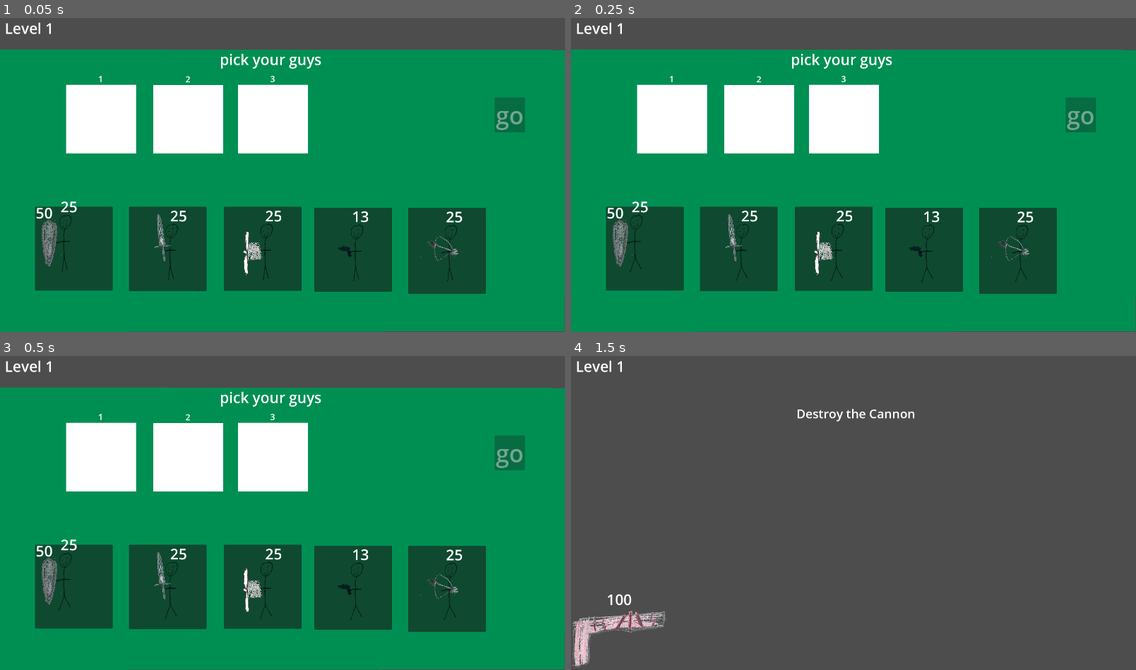
Above: before the commit, frames 1-4 (two rows, left to right).
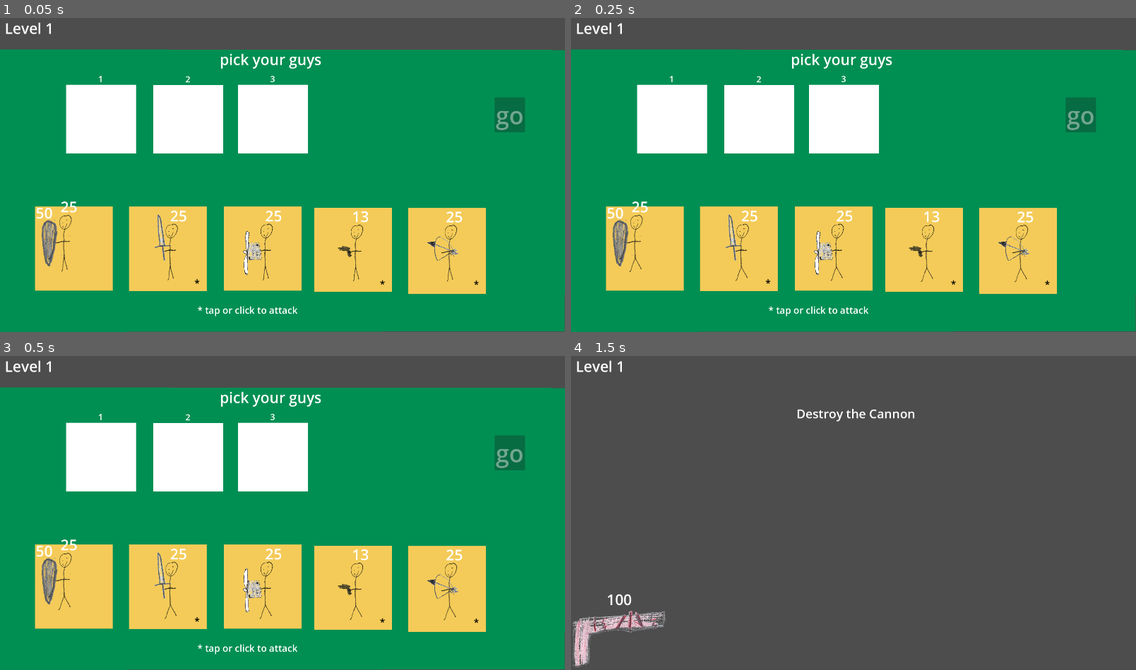
Above: after the commit, the same moments.

Repository: rlskoeser/stickfigure-rtd
Game: Godot game, scene res://main.tscn
The game is run twice, just before and just after one commit, with the same random seed, the same clock (stepped at 60 frames per second) and the same inputs.
Inputs (mouse positions are in pixels of both pictures, inside the frame that each line leads up to):
- Up to frame 1 (0.05 s): no input
- Up to frame 2 (0.25 s): no input
- Up to frame 3 (0.5 s): no input
- Up to frame 4 (1.5 s): click (644, 585) at 0.5 s; click "go" at 1.25 s

The runs differ from the first frame. In frame 1, 18% of the frame differs, in the area x 6-86%, y 60-96%; in frame 2, 18%; in frame 3, 18%; in frame 4, nothing differs.

Commit message:
Color the buttons; add hint to tap/click to attack

Diff:
--- a/stickfigure-rtd/chooser.tscn
+++ b/stickfigure-rtd/chooser.tscn
@@ -10,6 +10,21 @@
 [sub_resource type="CanvasTexture" id="CanvasTexture_ajcfd"]
 
 [sub_resource type="StyleBoxFlat" id="StyleBoxFlat_2wrfy"]
+
+[sub_resource type="StyleBoxFlat" id="StyleBoxFlat_v8tty"]
+bg_color = Color(0.956603, 0.794529, 0.345021, 1)
+
+[sub_resource type="StyleBoxFlat" id="StyleBoxFlat_d35bc"]
+bg_color = Color(0.956863, 0.796078, 0.345098, 1)
+
+[sub_resource type="StyleBoxFlat" id="StyleBoxFlat_ap62i"]
+bg_color = Color(0.956863, 0.796078, 0.345098, 1)
+
+[sub_resource type="StyleBoxFlat" id="StyleBoxFlat_1qupp"]
+bg_color = Color(0.956863, 0.796078, 0.345098, 1)
+
+[sub_resource type="StyleBoxFlat" id="StyleBoxFlat_qf627"]
+bg_color = Color(0.956863, 0.796078, 0.345098, 1)
 
 [node name="Chooser" type="Node"]
 script = ExtResource("1_u3iuc")
@@ -127,6 +142,7 @@
 offset_right = 0.919983
 offset_bottom = 0.47998
 theme_override_styles/hover = SubResource("StyleBoxFlat_2wrfy")
+theme_override_styles/normal = SubResource("StyleBoxFlat_v8tty")
 
 [node name="ShieldGuy" parent="Buttons/Button1" instance=ExtResource("2_ekr7g")]
 position = Vector2(80, 65)
@@ -142,10 +158,21 @@
 offset_top = -13.4399
 offset_right = -0.720032
 offset_bottom = 6.79993
+theme_override_styles/normal = SubResource("StyleBoxFlat_d35bc")
 
 [node name="SwordGuy" parent="Buttons/Button2" instance=ExtResource("3_f5i62")]
 position = Vector2(80, 65)
 speed = 0
+
+[node name="attack hint" type="Label" parent="Buttons/Button2"]
+layout_mode = 0
+offset_left = 223.0
+offset_top = 237.0
+offset_right = 263.0
+offset_bottom = 282.0
+theme_override_colors/font_color = Color(0, 0, 0, 1)
+theme_override_font_sizes/font_size = 32
+text = "*"
 
 [node name="Button3" type="Button" parent="Buttons"]
 anchors_preset = -1
@@ -157,10 +184,20 @@
 offset_top = -10.4399
 offset_right = -0.47998
 offset_bottom = 0.159973
+theme_override_styles/normal = SubResource("StyleBoxFlat_ap62i")
 
 [node name="GunGuy" parent="Buttons/Button3" instance=ExtResource("1_4y1ey")]
 position = Vector2(80, 65)
 speed = 0
+
+[node name="attack hint" type="Label" parent="Buttons/Button3"]
+offset_left = 223.0
+offset_top = 237.0
+offset_right = 263.0
+offset_bottom = 282.0
+theme_override_colors/font_color = Color(0, 0, 0, 1)
+theme_override_font_sizes/font_size = 32
+text = "*"
 
 [node name="Button4" type="Button" parent="Buttons"]
 anchors_preset = -1
@@ -172,6 +209,7 @@
 offset_top = -0.479919
 offset_right = -0.280029
 offset_bottom = 0.399963
+theme_override_styles/normal = SubResource("StyleBoxFlat_1qupp")
 
 [node name="FanGuy" parent="Buttons/Button4" instance=ExtResource("5_bumr1")]
 position = Vector2(80, 65)
@@ -187,10 +225,20 @@
 offset_top = -9.43994
 offset_right = -0.200073
 offset_bottom = -0.400085
+theme_override_styles/normal = SubResource("StyleBoxFlat_qf627")
 
 [node name="ArrowGuy" parent="Buttons/Button5" instance=ExtResource("6_3efc1")]
 position = Vector2(80, 65)
 speed = 0
+
+[node name="attack hint" type="Label" parent="Buttons/Button5"]
+offset_left = 223.0
+offset_top = 237.0
+offset_right = 263.0
+offset_bottom = 282.0
+theme_override_colors/font_color = Color(0, 0, 0, 1)
+theme_override_font_sizes/font_size = 32
+text = "*"
 
 [node name="GoButton" type="Button" parent="."]
 offset_left = 1681.0
@@ -201,6 +249,19 @@
 disabled = true
 text = "go"
 
+[node name="Label2" type="Label" parent="."]
+anchors_preset = -1
+anchor_left = 0.349
+anchor_top = 0.91
+anchor_right = 0.628
+anchor_bottom = 0.952
+offset_left = 0.919983
+offset_top = 0.199951
+offset_right = 0.23999
+offset_bottom = -0.160034
+theme_override_font_sizes/font_size = 32
+text = "* tap or click to attack"
+
 [connection signal="pressed" from="Buttons/Button1" to="." method="_on_button_pressed"]
 [connection signal="pressed" from="Buttons/Button2" to="." method="_on_button_pressed"]
 [connection signal="pressed" from="GoButton" to="." method="_on_go_button_pressed"]
Not shown: 1 places in stickfigure-rtd/chooser.tscn that only renumber resources
